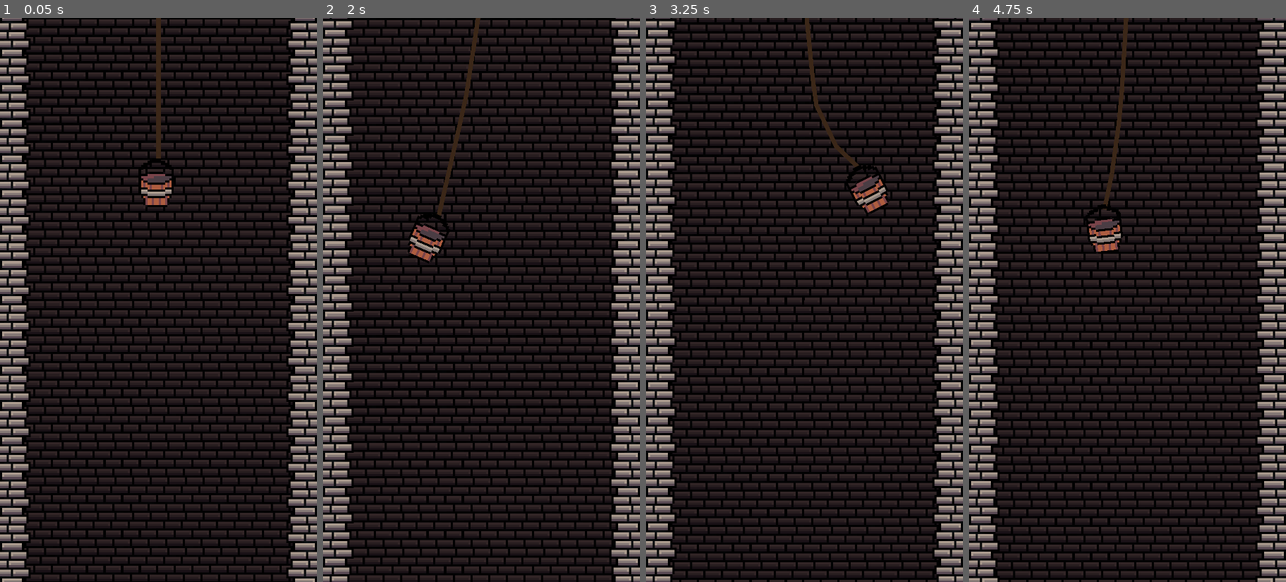
Above: before the commit, frames 1-4 (left to right).
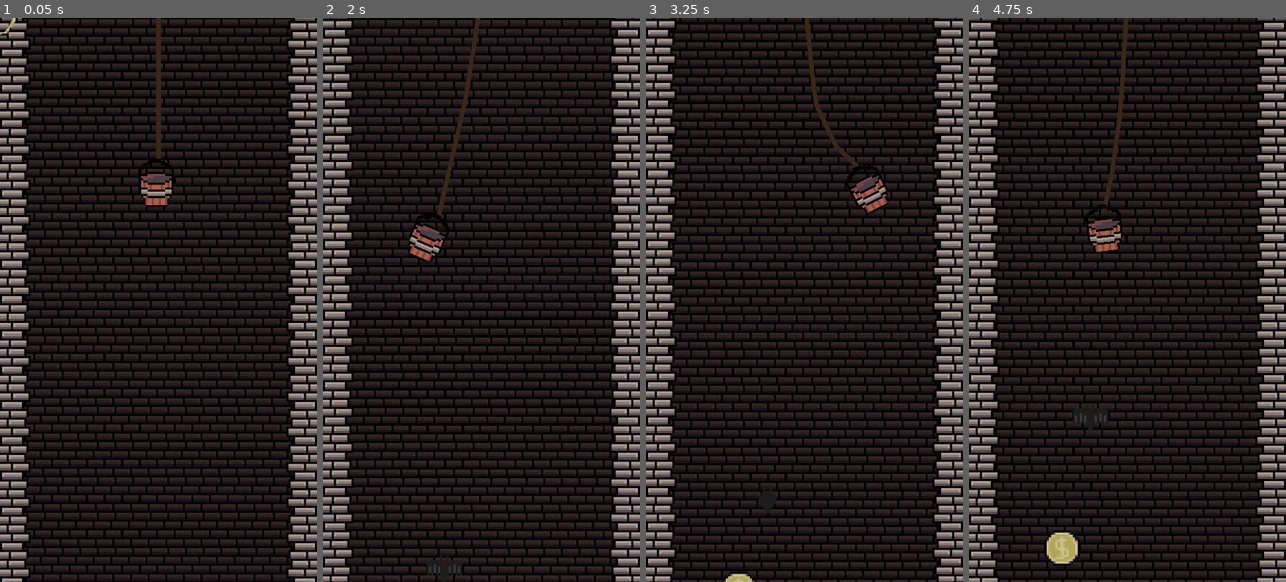
Above: after the commit, the same moments.

Repository: AdrienPiechocki/LudumDareAvril2025
Game: Godot game, scene res://Scenes/Game.tscn
Two runs of this game, one before a commit and one after it. Both use one fixed random seed, a clock stepped at 60 frames per second and the inputs below.
Inputs:
- Up to frame 1 (0.05 s): no input
- Up to frame 2 (2 s): hold Right (ui_right) 0.53-1.28 s; hold Down (ui_down) from 1.28 s (still down)
- Up to frame 3 (3.25 s): release Down (ui_down) at 2.03 s; hold Right (ui_right) 2.03-2.78 s; hold Up (ui_up) from 2.78 s (still down)
- Up to frame 4 (4.75 s): release Up (ui_up) at 3.53 s; hold Left (ui_left) from 3.53 s (still down)

The runs differ from the first frame. In frame 1, less than 0.1% of the frame differs, in the area x 0-6%, y 0-4%; in frame 2, 0.1%; in frame 3, 0.2%; in frame 4, 0.7%, in the area x 23-44%, y 69-98%.
Error before the commit: Parse Error: Could not preload resource file "res://Prefabs/Rock.tscn". (res://Scripts/GameManager.gd:4)

Commit message:
CoinShader

Diff:
--- a/Prefabs/Coin.tscn
+++ b/Prefabs/Coin.tscn
@@ -4,12 +4,6 @@
 [ext_resource type="Script" uid="uid://rvypf40oawd7" path="res://Scripts/Coin.gd" id="1_kmp0c"]
 [ext_resource type="Shader" uid="uid://c5tiwm22ug6ax" path="res://Shaders/Coin.gdshader" id="2_214dt"]
 [ext_resource type="PackedScene" uid="uid://baa3sj23mt5s5" path="res://Prefabs/Particules/CoinParticules.tscn" id="3_qxink"]
-
-[sub_resource type="CircleShape2D" id="CircleShape2D_bqgpa"]
-radius = 8.0
-
-[sub_resource type="CircleShape2D" id="CircleShape2D_kmp0c"]
-radius = 1.0
 
 [sub_resource type="ShaderMaterial" id="ShaderMaterial_214dt"]
 shader = ExtResource("2_214dt")
@@ -24,12 +18,24 @@
 shader_parameter/Position_Max = 0.5
 shader_parameter/Alpha = 1.0
 
+[sub_resource type="CircleShape2D" id="CircleShape2D_bqgpa"]
+radius = 8.0
+
+[sub_resource type="CircleShape2D" id="CircleShape2D_kmp0c"]
+radius = 1.0
+
 [node name="Coin" type="CharacterBody2D"]
 collision_layer = 0
 collision_mask = 0
 script = ExtResource("1_kmp0c")
 
 [node name="Sprite2D" type="Sprite2D" parent="."]
+texture = ExtResource("1_bqgpa")
+
+[node name="ShaderSpriteLayer" type="Sprite2D" parent="Sprite2D"]
+top_level = true
+material = SubResource("ShaderMaterial_214dt")
+use_parent_material = true
 texture = ExtResource("1_bqgpa")
 
 [node name="Area2D" type="Area2D" parent="."]
@@ -42,10 +48,4 @@
 
 [node name="CoinParticules" parent="." instance=ExtResource("3_qxink")]
 
-[node name="ShaderSpriteLayer" type="Sprite2D" parent="."]
-top_level = true
-material = SubResource("ShaderMaterial_214dt")
-use_parent_material = true
-texture = ExtResource("1_bqgpa")
-
 [connection signal="area_entered" from="Area2D" to="." method="_on_area_2d_area_entered"]
--- a/Prefabs/Rock.tscn
+++ b/Prefabs/Rock.tscn
@@ -2,20 +2,21 @@
 
 [ext_resource type="Texture2D" uid="uid://b24folax1qgf2" path="res://Sprites/Rock.png" id="1_dlwbl"]
 [ext_resource type="Shader" uid="uid://dma5cf3atup0t" path="res://Shaders/Rock.gdshader" id="1_t25bi"]
-[gd_scene load_steps=4 format=3 uid="uid://cg7yvc4eakhqj"]
 
-[ext_resource type="Texture2D" uid="uid://b24folax1qgf2" path="res://Sprites/Rock.png" id="1_dlwbl"]
-[ext_resource type="Script" uid="uid://thf2i3hsfmfd" path="res://Scripts/rock.gd" id="1_t25bi"]
+[sub_resource type="ShaderMaterial" id="ShaderMaterial_t25bi"]
+shader = ExtResource("1_t25bi")
+shader_parameter/speed = 2.0
 
-[sub_resource type="RectangleShape2D" id="RectangleShape2D_dlwbl"]
-size = Vector2(8, 8)
+[sub_resource type="CircleShape2D" id="CircleShape2D_t25bi"]
+radius = 5.0
 
 [node name="Rock" type="RigidBody2D" groups=["Rock"]]
 mass = 0.1
 gravity_scale = 0.3
 
 [node name="Sprite2D" type="Sprite2D" parent="."]
+material = SubResource("ShaderMaterial_t25bi")
 texture = ExtResource("1_dlwbl")
 
 [node name="CollisionShape2D" type="CollisionShape2D" parent="."]
-shape = SubResource("RectangleShape2D_dlwbl")
+shape = SubResource("CircleShape2D_t25bi")
